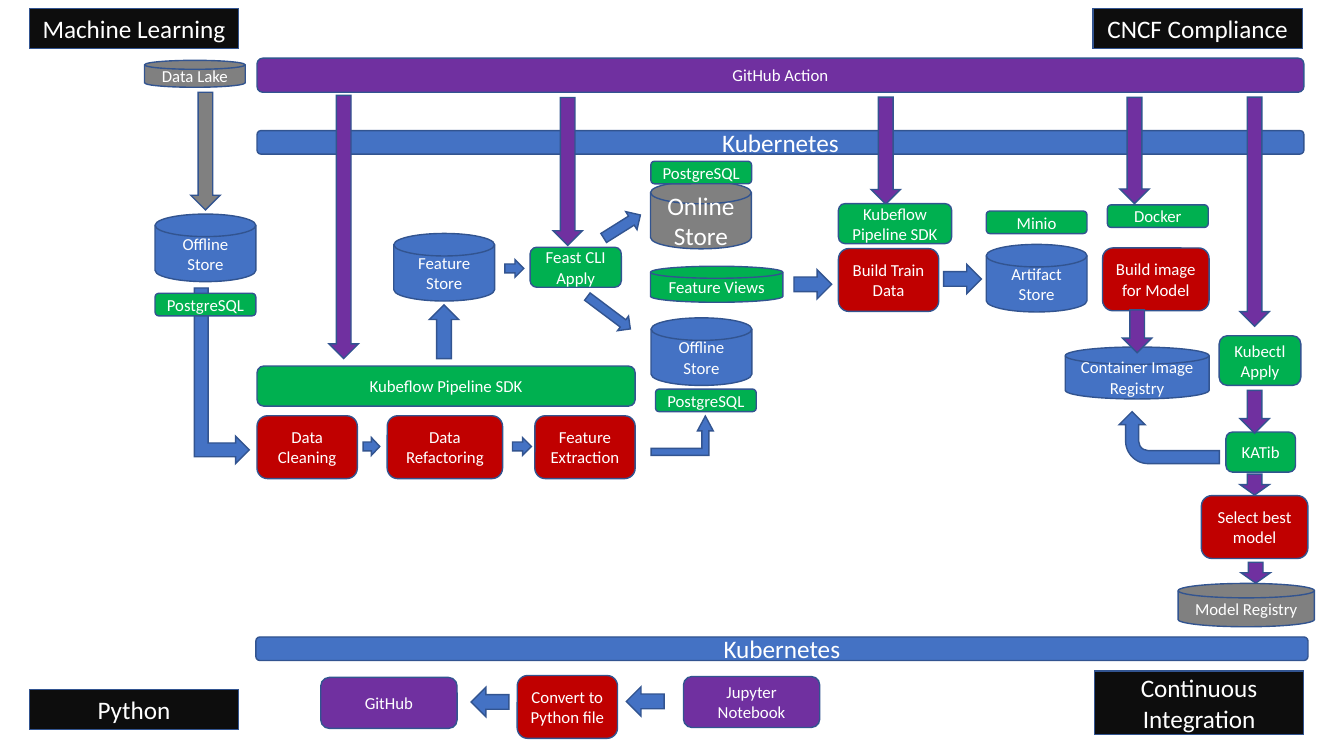
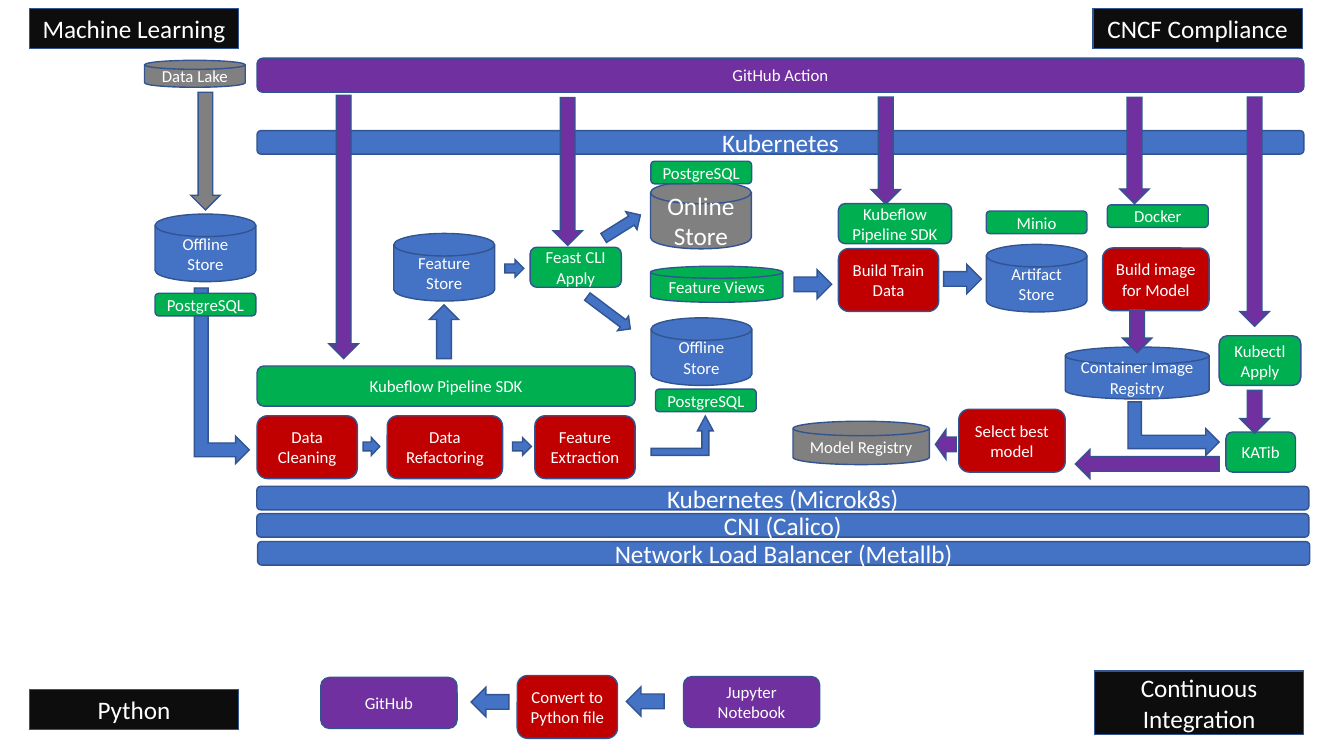
Before and after one commit to majinet/ml_workflow, a slide deck: slide 2 of Overall_Arch.pptx. Drawn at 1344x756 pixels with LibreOffice and Linux fonts; fonts in the diff are those of the drawing. Boxes give left, top, right and bottom in pixels: in the first picture for what was removed or moved away, otherwise in the second. Text is boxed around its words. In the diff, an @@ line names an element or a change of style, - is before the commit and + after.

Commit message:
First verion of Overall CI Arch

```diff
--- a/Overall_Arch.pptx
+++ b/Overall_Arch.pptx
@@ rounded rectangle "Select best model": place and size @@
-rounded rectangle "Select best model" at bbox=[1202, 496, 1309, 559]
+rounded rectangle "Select best model" at bbox=[959, 409, 1066, 472]
@@ bent up arrow at bbox=[1129, 402, 1219, 455]: bent arrow to bent up arrow; rotation 270 to 90 degrees @@
@@ cylinder "Model Registry": place and size @@
-cylinder "Model Registry" at bbox=[1179, 584, 1315, 627]
+cylinder "Model Registry" at bbox=[793, 421, 930, 465]
@@ down arrow at bbox=[936, 431, 957, 460]: rotation 0 to 90 degrees @@
@@ down arrow at bbox=[1076, 450, 1220, 479]: rotation 0 to 90 degrees @@
@@ rounded rectangle "Kubernetes (Microk8s)": place and size @@
-rounded rectangle "Kubernetes (Microk8s)" at bbox=[256, 637, 1309, 660]
+rounded rectangle "Kubernetes (Microk8s)" at bbox=[257, 487, 1310, 510]
@@ text in rounded rectangle at bbox=[667, 490, 898, 514]: text changed @@
-Kubernetes
+Kubernetes (Microk8s)
@@ rounded rectangle added at bbox=[257, 514, 1310, 537], fill #4472C4, outline #325491 1 pt, 18 pt, text #FFFFFF @@
+CNI (Calico)
@@ rounded rectangle added at bbox=[258, 541, 1311, 565], fill #4472C4, outline #325491 1 pt, 18 pt, text #FFFFFF @@
+Network Load Balancer (Metallb)
```
